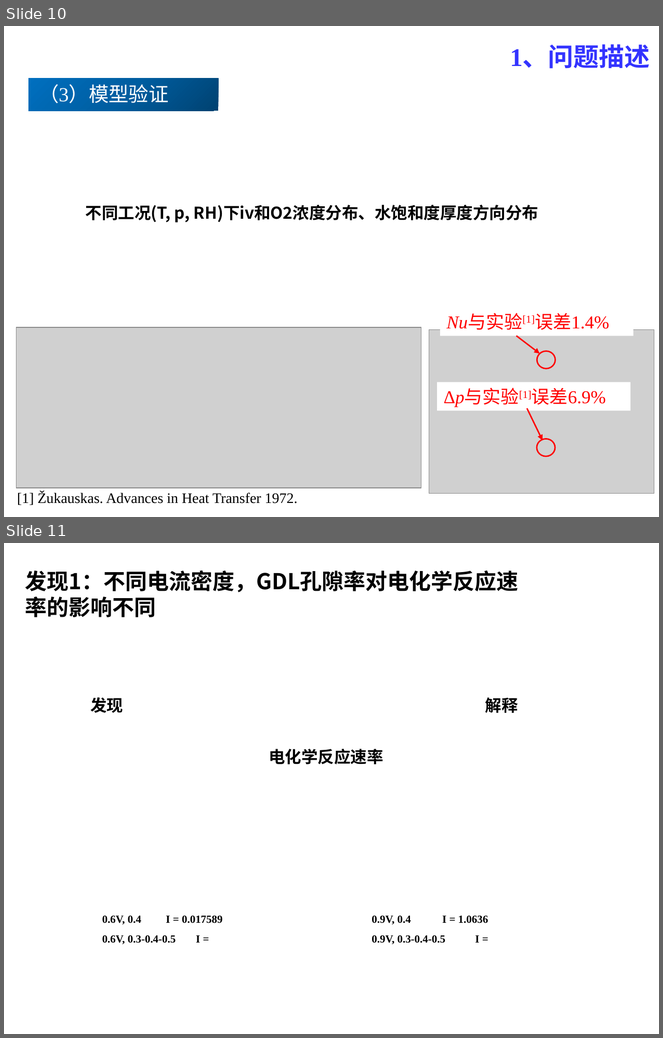
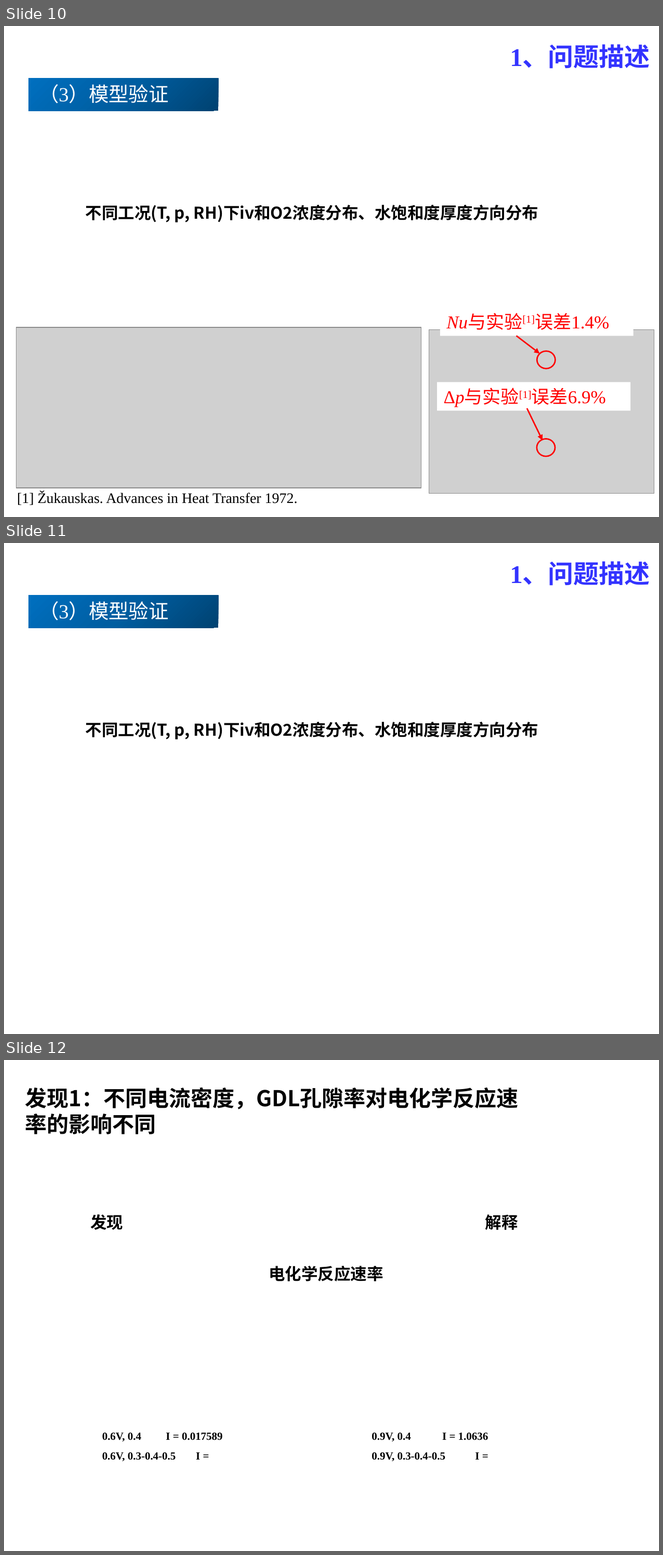
Before and after one commit to PaperStrange/ResearchRecorder, a slide deck: Report notes/GDL_PorosityDistribution.pptx. Shown one above the other, each under a label of ours: slides 10 and 11 before the commit, slides 10, 11 and 12 after it. The pictures are 663x1038 and 663x1555 pixels, drawn with LibreOffice and Linux fonts; fonts in the diff are those of the drawing; grey boxes stand for pictures. Boxes give left, top, right and bottom in pixels: in the first picture for what was removed or moved away, otherwise in the second. Text is boxed around its words. In the diff, an @@ line names an element or a change of style, - is before the commit and + after.

```diff
--- a/Report notes/GDL_PorosityDistribution.pptx
+++ b/Report notes/GDL_PorosityDistribution.pptx
@@ slide 11 added at bbox=[4, 543, 659, 1034], background #FFFFFF @@
@@ text added at bbox=[510, 563, 650, 586], 28 pt, text #3333FF, bold @@
+1、问题描述
@@ rectangle added at bbox=[28, 596, 218, 628], fill gradient #004272 to #005EA2 to #0070C0 @@
@@ text added at bbox=[39, 601, 169, 620], 22 pt, text #FFFFFF @@
+（3）模型验证
@@ text added at bbox=[86, 722, 539, 740], 18 pt, text #000000, bold @@
+不同工况(T, p, RH)下iv和O2浓度分布、水饱和度厚度方向分布
@@ what was slide 11 is now slide 12 @@
```
Also in this commit, not shown: 1 slide changed, 2 other slides added.
